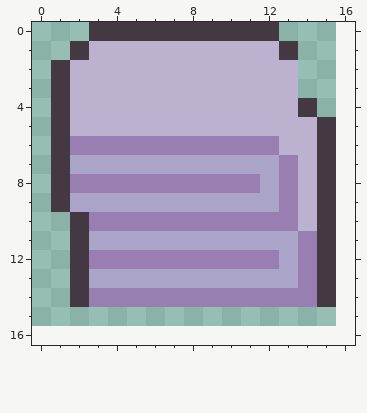
Two versions of one pixel-art file, assets/02_architecture/01_genericPieces/04_props/laundry.aseprite. This is how it looked before the edit.
16x16 pixels, 1 frame. The old version is drawn lined up with the new one, on the new canvas.
And afterwards:
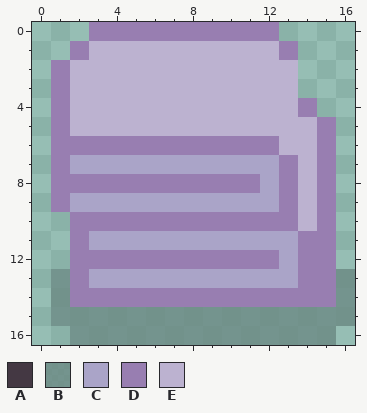
Palette (. is transparent): A #443843  B #6b8983c8  C #aaa4c8  D #987eb1  E #bcb2d0
From old to new:
canvas 16x16 -> 17x17
@@ x 0..16 @@
- 0 ...AAAAAAAAAA....
- 1 ..AEEEEEEEEEEA...
- 2 .AEEEEEEEEEEEE...
- 3 .AEEEEEEEEEEEE...
- 4 .AEEEEEEEEEEEEA..
- 5 .AEEEEEEEEEEEEEA.
- 6 .ADDDDDDDDDDDEEA.
- 7 .ACCCCCCCCCCCDEA.
- 8 .ADDDDDDDDDDCDEA.
- 9 .ACCCCCCCCCCCDEA.
-10 ..ADDDDDDDDDDDEA.
-11 ..ACCCCCCCCCCCDA.
-12 ..ADDDDDDDDDDCDA.
-13 ..ACCCCCCCCCCCDA.
-14 ..ADDDDDDDDDDDDA.
-15 .................
-16 .................
+ 0 ...DDDDDDDDDD....
+ 1 ..DEEEEEEEEEED...
+ 2 .DEEEEEEEEEEEE...
+ 3 .DEEEEEEEEEEEE...
+ 4 .DEEEEEEEEEEEED..
+ 5 .DEEEEEEEEEEEEED.
+ 6 .DDDDDDDDDDDDEED.
+ 7 .DCCCCCCCCCCCDED.
+ 8 .DDDDDDDDDDDCDED.
+ 9 .DCCCCCCCCCCCDED.
+10 ..DDDDDDDDDDDDED.
+11 ..DCCCCCCCCCCCDD.
+12 ..DDDDDDDDDDDCDD.
+13 .BDCCCCCCCCCCCDDB
+14 .BDDDDDDDDDDDDDDB
+15 .BBBBBBBBBBBBBBBB
+16 ..BBBBBBBBBBBBBB.
Changed places in both pictures, as pixel boxes (x1, y1, x2, y2):
changed: (51, 22, 355, 345)
